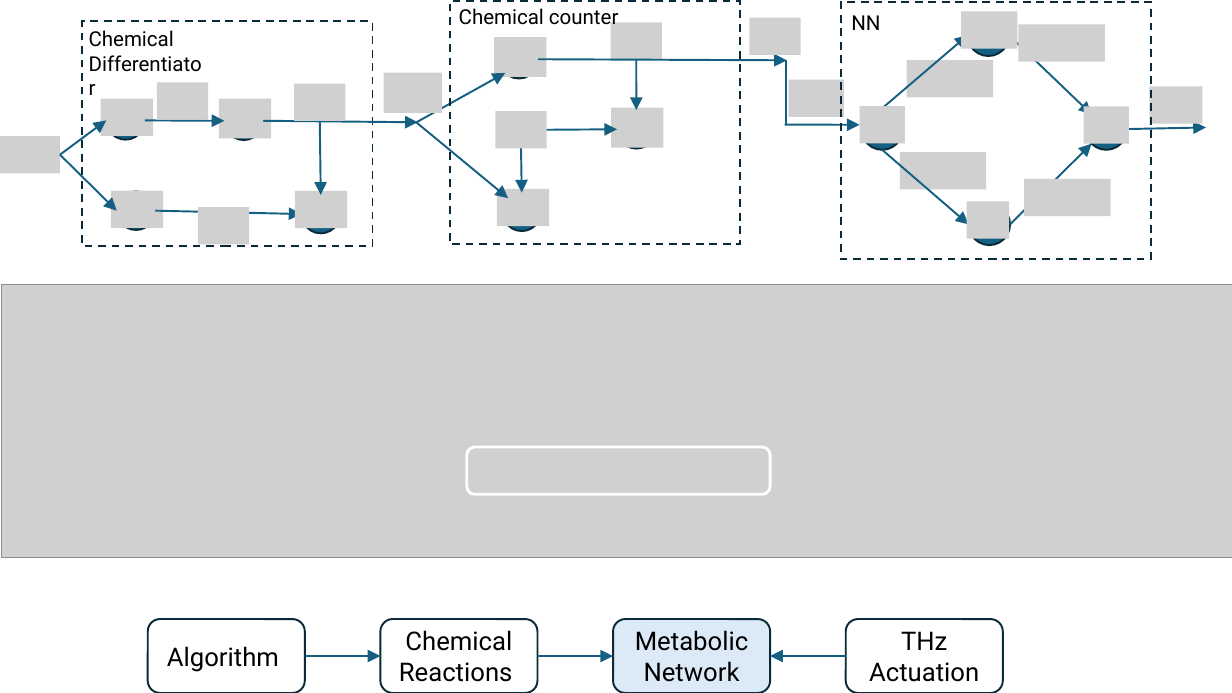
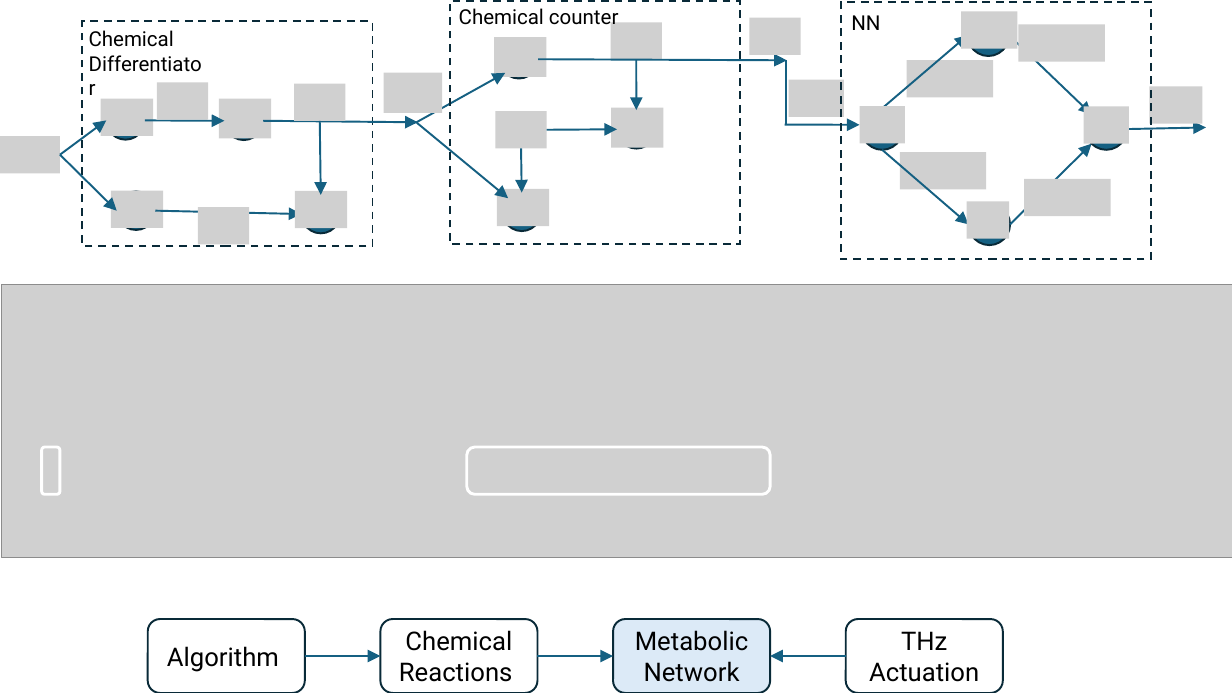
Before and after one commit to tkn-tub/bioelectrodynamics, a slide deck: slide 27 of slides/slides.pptx (slide 30 before the commit). Drawn at 1232x693 pixels with LibreOffice and Linux fonts; fonts in the diff are those of the drawing; grey boxes stand for pictures. Boxes give left, top, right and bottom in pixels: in the first picture for what was removed or moved away, otherwise in the second. Text is boxed around its words. In the diff, an @@ line names an element or a change of style, - is before the commit and + after.

```diff
--- a/slides/slides.pptx
+++ b/slides/slides.pptx
@@ rounded rectangle added at [42,447,60,494], outline #FFFFFF 2.25 pt @@
```
Also in this commit, not shown: 3 other slides changed, 1 slide added, 1 slide removed, 10 other files.
